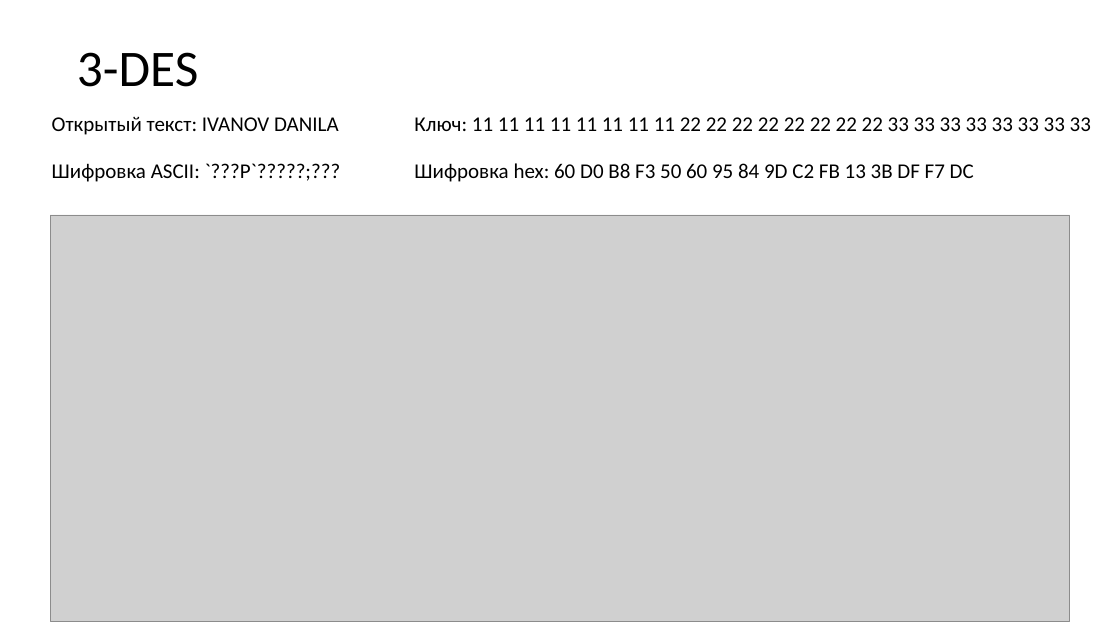
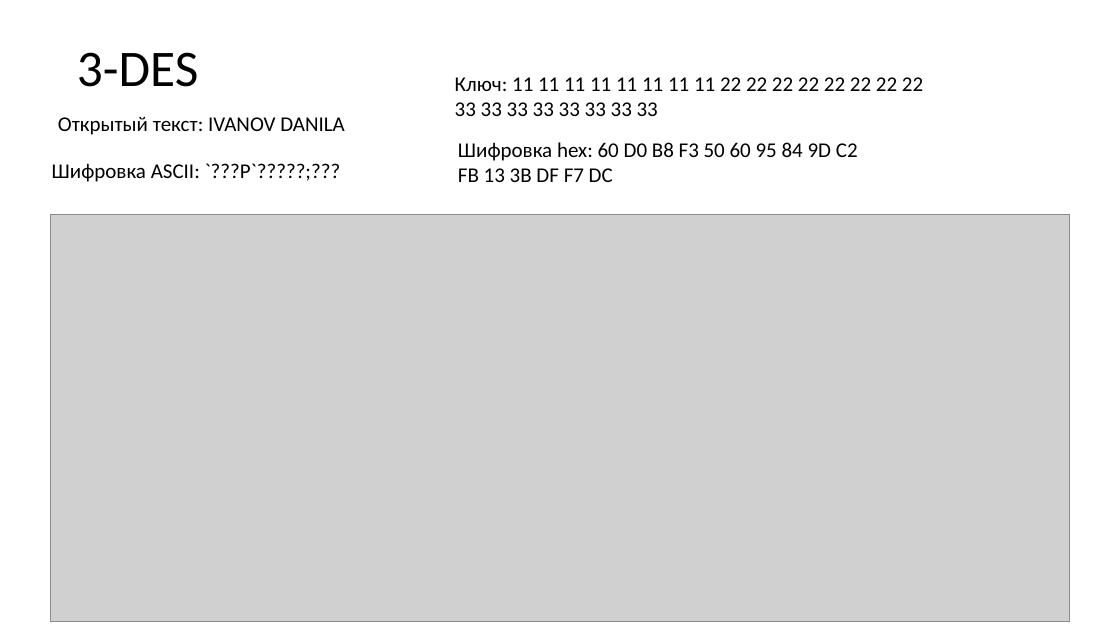
Before and after one commit to Danila-gi/Criptography, a slide deck: slide 27 of lab2/3342ИвановДМЛАБ2.pptx (slide 24 before the commit). Drawn at 1120x630 pixels with LibreOffice and Linux fonts; fonts in the diff are those of the drawing; grey boxes stand for pictures. Boxes give left, top, right and bottom in pixels: in the first picture for what was removed or moved away, otherwise in the second. Text is boxed around its words. In the diff, an @@ line names an element or a change of style, - is before the commit and + after.

```diff
--- a/lab2/3342ИвановДМЛАБ2.pptx
+++ b/lab2/3342ИвановДМЛАБ2.pptx
@@ text at box(455, 77, 923, 116): text changed @@
-Ключ: 11 11 11 11 11 11 11 11 22 22 22 22 22 22 22 22 33 33 33 33 33 33 33 33
+Ключ: 11 11 11 11 11 11 11 11 22 22 22 22 22 22 22 22
+33 33 33 33 33 33 33 33
@@ text "Открытый текст: IVANOV DANILA": place and size @@
-text "Открытый текст: IVANOV DANILA" at box(52, 116, 339, 135)
+text "Открытый текст: IVANOV DANILA" at box(58, 116, 345, 135)
@@ text at box(458, 142, 858, 182): text changed @@
-Шифровка hex: 60 D0 B8 F3 50 60 95 84 9D C2 FB 13 3B DF F7 DC
+Шифровка hex: 60 D0 B8 F3 50 60 95 84 9D C2
+FB 13 3B DF F7 DC
```
Also in this commit, not shown: 26 other slides changed, 4 slides added, 4 other files.
